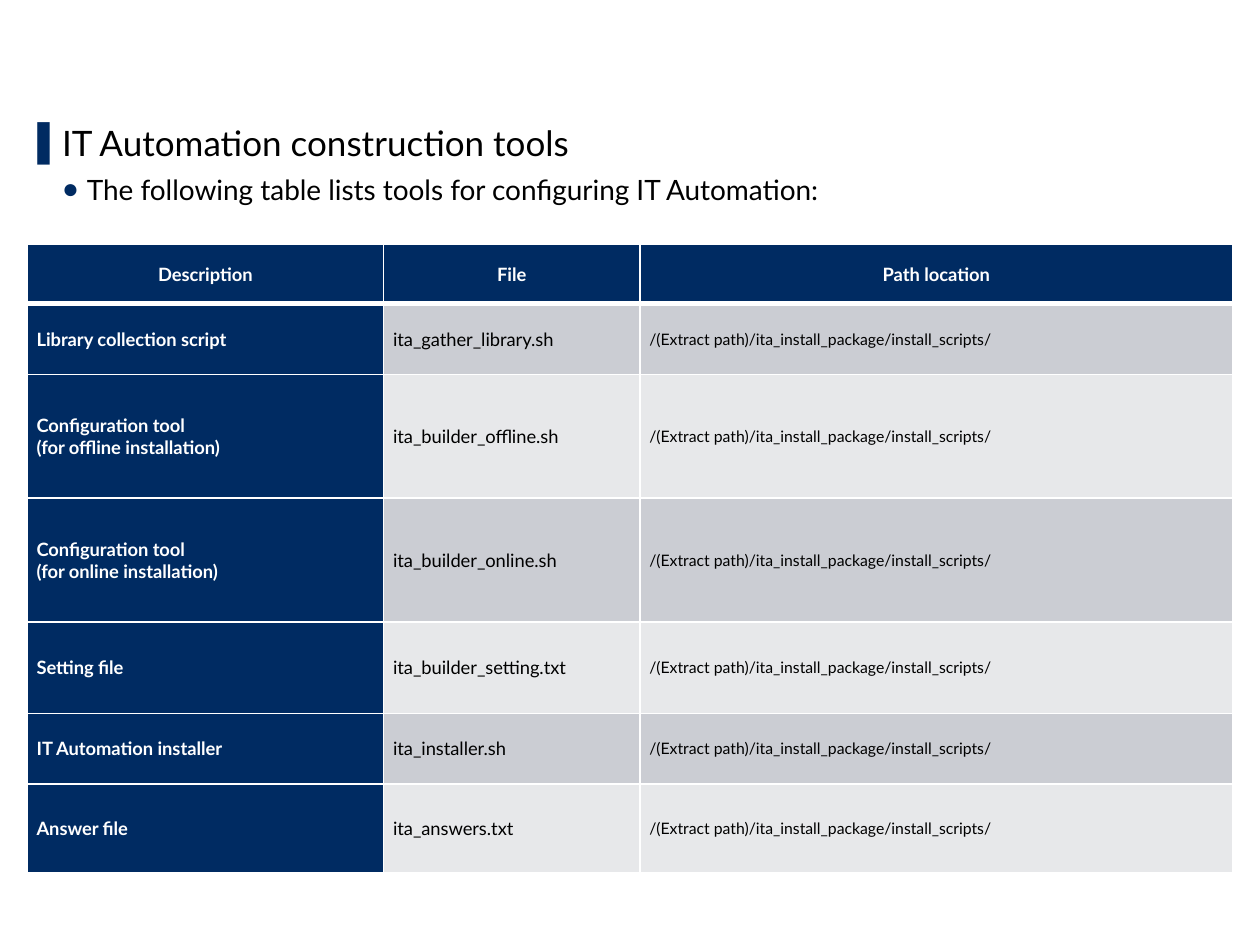
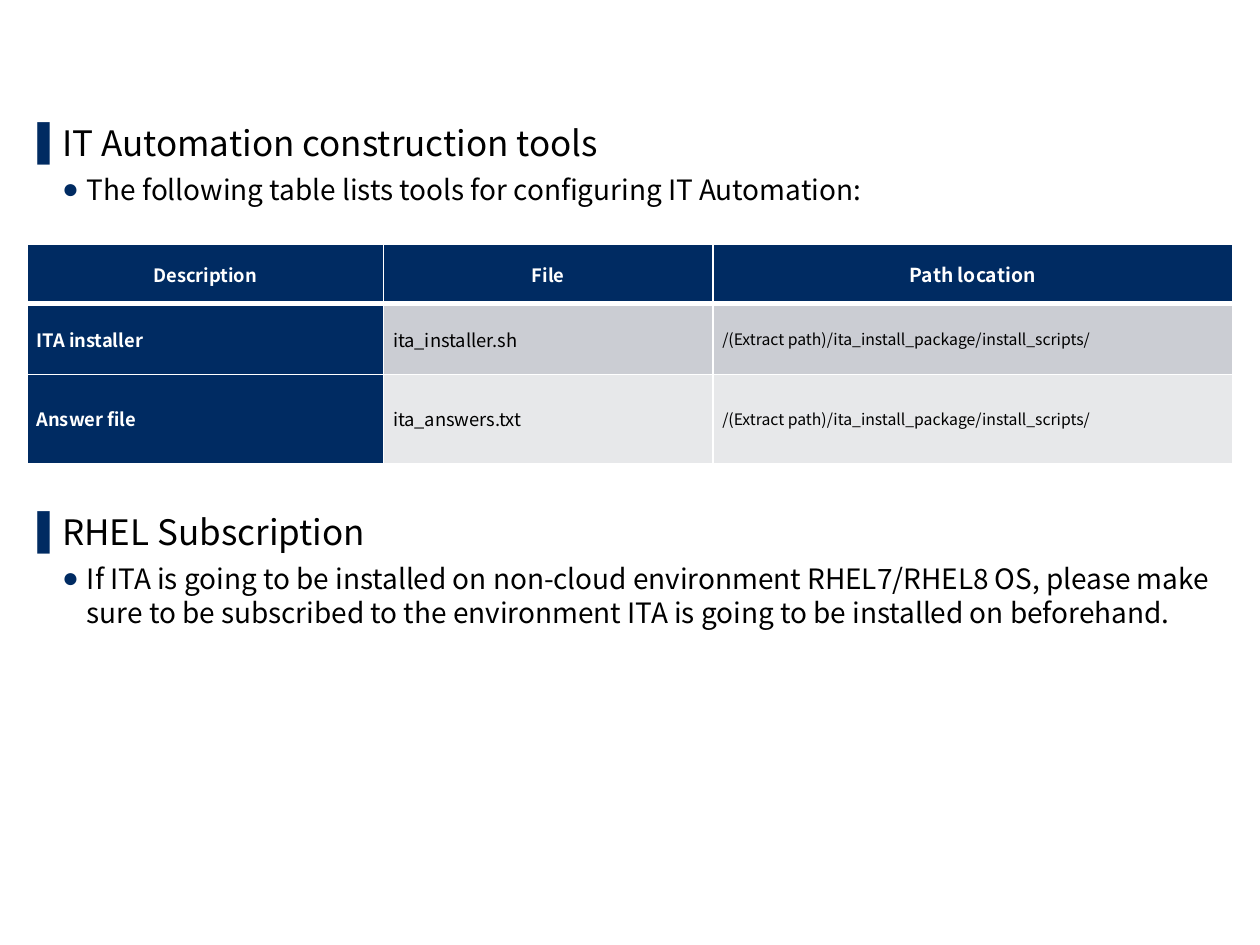
Before and after one commit to exastro-suite/it-automation-docs, a slide deck: slide 12 of asset/Learn/ITA-online-install_en.pptx (slide 11 before the commit). Drawn at 1260x945 pixels with LibreOffice and Linux fonts; fonts in the diff are those of the drawing; background and template pictures are left out. Boxes give left, top, right and bottom in pixels: in the first picture for what was removed or moved away, otherwise in the second. Text is boxed around its words. In the diff, an @@ line names an element or a change of style, - is before the commit and + after.

```diff
--- a/asset/Learn/ITA-online-install_en.pptx
+++ b/asset/Learn/ITA-online-install_en.pptx
@@ text at [62, 128, 861, 207]: font Lato to Noto Sans CJK JP in "IT Automation construction tools", "The following table lists tools for configuring ..." @@
@@ table at [28, 244, 1234, 464] @@
-row 2: Library collection script | ita_gather_library.sh | /(Extract path)/ita_install_package/install_scripts/
-row 3: Configuration tool / (for offline installation) | ita_builder_offline.sh | /(Extract path)/ita_install_package/install_scripts/
-row 4: Configuration tool / (for online installation) | ita_builder_online.sh | /(Extract path)/ita_install_package/install_scripts/
-row 5: Setting file | ita_builder_setting.txt | /(Extract path)/ita_install_package/install_scripts/
-row 6: IT Automation installer | ita_installer.sh | /(Extract path)/ita_install_package/install_scripts/
+row 2: ITA installer | ita_installer.sh | /(Extract path)/ita_install_package/install_scripts/
@@ text at [62, 517, 1209, 630]: paragraphs added @@
+  ▌ RHEL Subscription
+  ● If ITA is going to be installed on non-cloud environment RHEL7/RHEL8 OS, please make sure to be subscribed to the environment ITA is going to be installed on beforehand.
```
Also in this commit, not shown: 16 other slides changed, 8 slides added, 5 slides removed, 7 other files.
